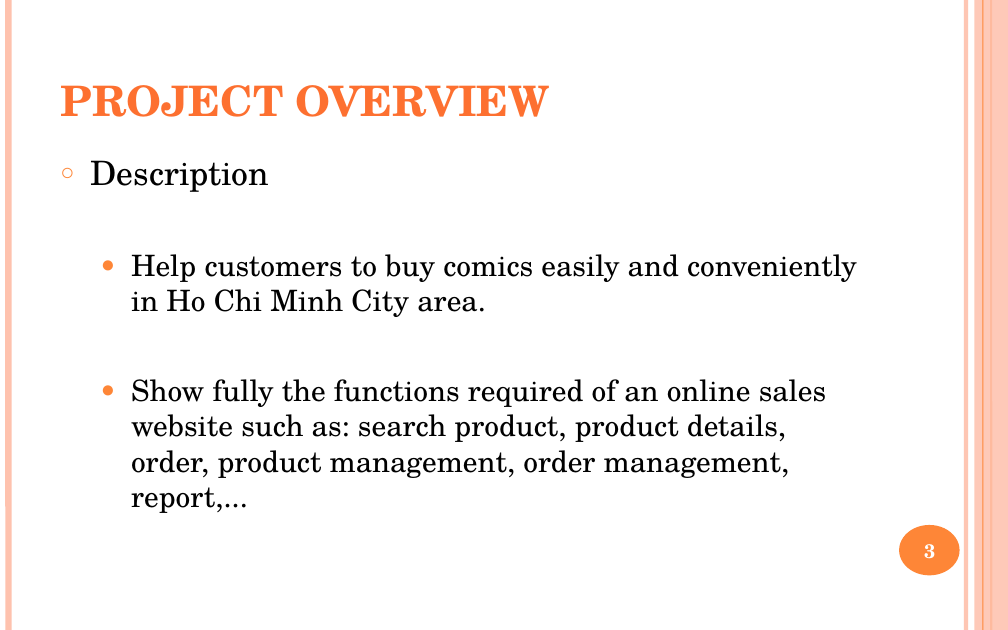
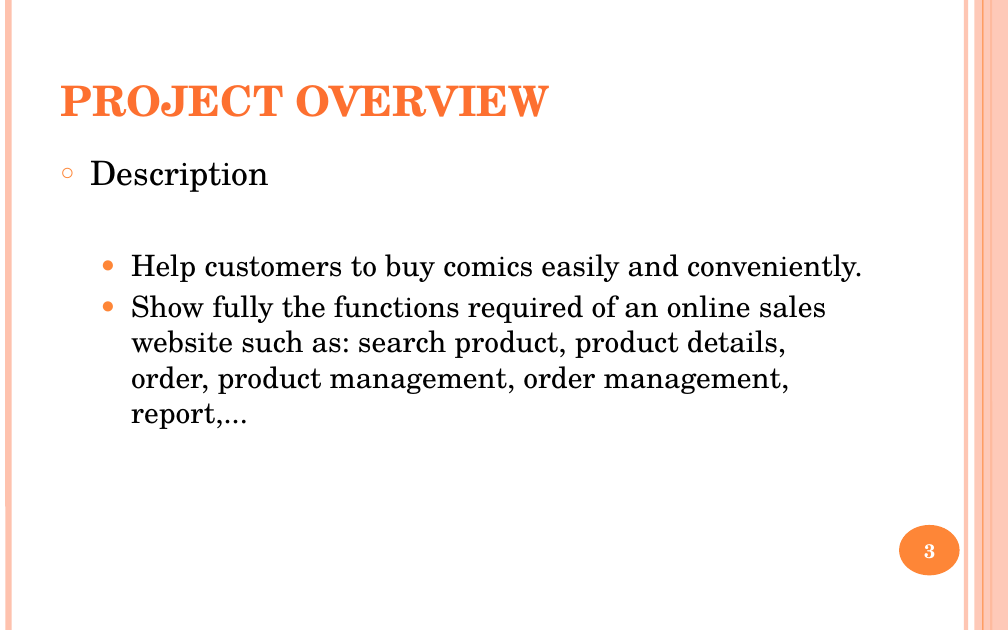
Before and after one commit to yutovsjohan/final_project, a slide deck: slide 3 of document_final/final_project.pptx. Drawn at 1008x630 pixels with LibreOffice and Linux fonts; fonts in the diff are those of the drawing. Boxes give left, top, right and bottom in pixels: in the first picture for what was removed or moved away, otherwise in the second. Text is boxed around its words. In the diff, an @@ line names an element or a change of style, - is before the commit and + after.

```diff
--- a/document_final/final_project.pptx
+++ b/document_final/final_project.pptx
@@ text at box(131, 254, 863, 282): text changed @@
-  ● Help customers to buy comics easily and conveniently in Ho Chi Minh City area.
+  ● Help customers to buy comics easily and conveniently.
```
Also in this commit, not shown: 13 other slides changed, 18 slides added, 41 other files.
